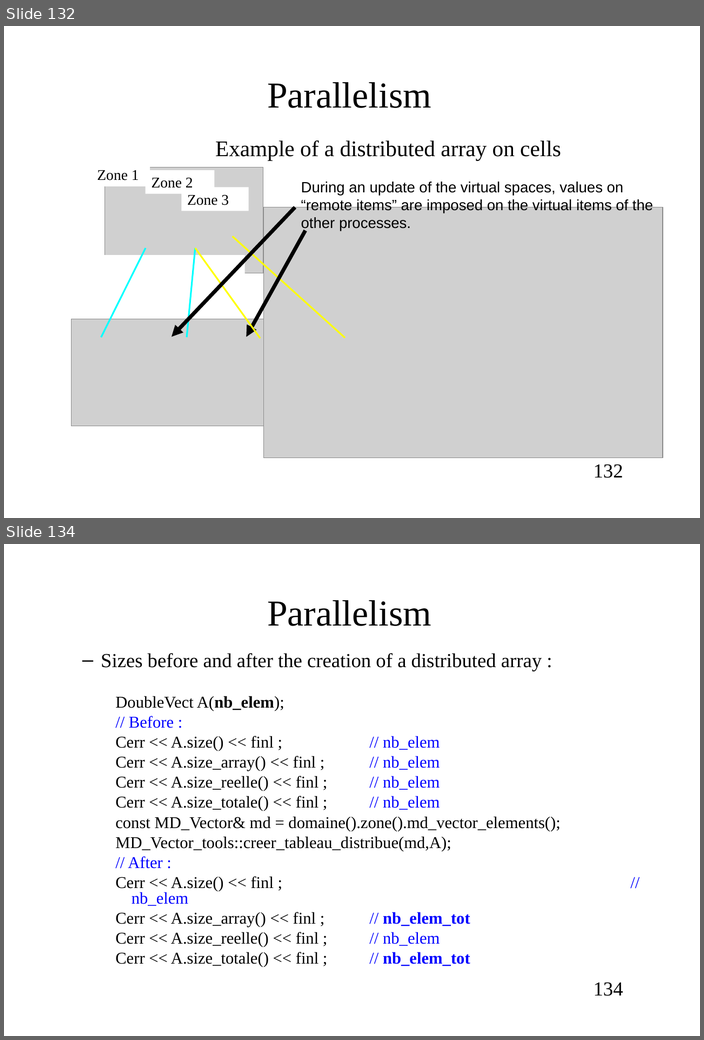
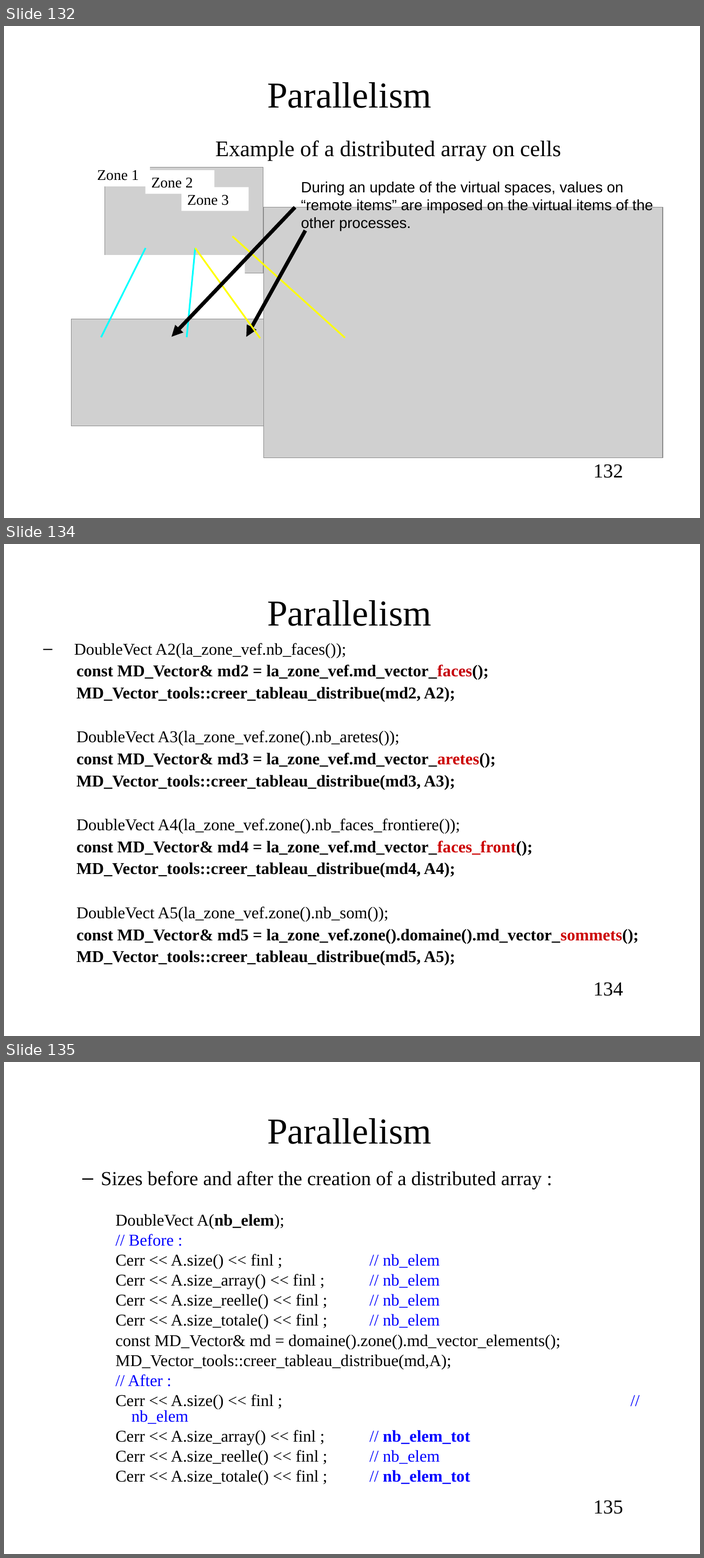
Before and after one commit to cea-trust-platform/trust-code, a slide deck: doc/TRUST/Developer_TRUST_presentation.odp. Shown one above the other, each under a label of ours: slides 132 and 134 before the commit, slides 132, 134 and 135 after it; the slides between them are not shown. The pictures are 704x1040 and 704x1558 pixels, drawn with LibreOffice and Linux fonts; fonts in the diff are those of the drawing; grey boxes stand for pictures; background and template pictures are left out. Boxes give left, top, right and bottom in pixels: in the first picture for what was removed or moved away, otherwise in the second. Text is boxed around its words. In the diff, an @@ line names an element or a change of style, - is before the commit and + after.

Commit message:
Adding md_vector_faces, md_vectors_sommets, etc in developer training session

```diff
--- a/doc/TRUST/Developer_TRUST_presentation.odp
+++ b/doc/TRUST/Developer_TRUST_presentation.odp
@@ slide 134 added at bbox=[4, 544, 700, 1036], background #FFFFFF @@
@@ title added at bbox=[267, 600, 431, 626], 44.2 pt, text #000000 @@
+Parallelism
@@ text added at bbox=[74, 643, 638, 965], 20 pt, text #000000, bold @@
+  – DoubleVect A2(la_zone_vef.nb_faces());
+const MD_Vector& md2 = la_zone_vef.md_vector_faces();
+MD_Vector_tools::creer_tableau_distribue(md2, A2);
+DoubleVect A3(la_zone_vef.zone().nb_aretes());
+const MD_Vector& md3 = la_zone_vef.md_vector_aretes();
+MD_Vector_tools::creer_tableau_distribue(md3, A3);
+DoubleVect A4(la_zone_vef.zone().nb_faces_frontiere());
+const MD_Vector& md4 = la_zone_vef.md_vector_faces_front();
+MD_Vector_tools::creer_tableau_distribue(md4, A4);
+DoubleVect A5(la_zone_vef.zone().nb_som());
+const MD_Vector& md5 = la_zone_vef.zone().domaine().md_vector_sommets();
+MD_Vector_tools::creer_tableau_distribue(md5, A5);
@@ page number added at bbox=[593, 982, 623, 996], 24 pt, text #000000 @@
+134
@@ what was slide 134 is now slide 135 @@
@@ page number at bbox=[593, 1500, 623, 1514]: text changed @@
-134
+135
```
Also in this commit, not shown: 1 slide changed, 1 other file.
